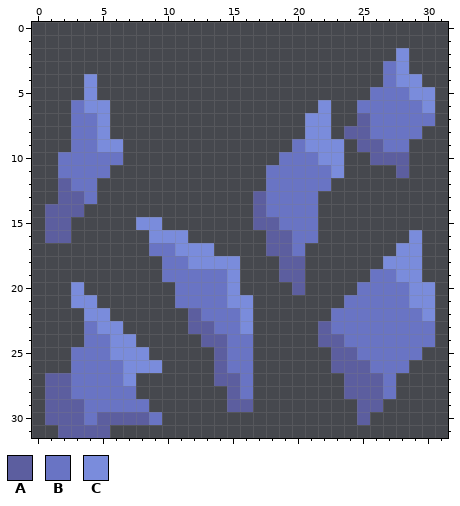
One commit to this pixel-art sprite: sprites/blocks/environment/ore-cobalt3.png. The picture above is the old version.
The file is 32x32 pixels.
Palette (. is transparent): A #5c5e9f  B #6974c4  C #7a8cdc
Pixels before, first column x 1:
 2 ...........................C..
 3 ..........................BC..
 4 ...C......................BCC.
 5 ...C.....................BBBCC
 6 ..BCC................C..BBBBBC
 7 ..BBC...............CC..ABBBBB
 8 ..BBC...............CC.AABBBB.
 9 ..BBCC.............BCCC.AABB..
10 .BBBBB............BBBCC..AAA..
11 .BBBB............BBBBBC....A..
12 .ABB.............BBBBB........
13 .AAB............ABBBB.........
14 AAA.............ABBBB.........
15 AA.....CC.......AABBB.........
16 AA......CCC......AABB.......C.
17 ........BBCCC....AAB.......CC.
18 .........BBCCCC...AA......CCC.
19 .........BBBBBC...AA.....BBCC.
20 ..C.......BBBBC....A....BBBBCC
21 ..CC......BBBBCC.......BBBBBCC
22 ...CC......ABBBC......BBBBBBBC
23 ...BCC.....AABBC.....ABBBBBBBB
24 ...BBCC.....AABB.....AABBBBBBB
25 ..BBBCCC.....ABB......AABBBBB.
26 ..BBBBCCC....ABB......AAABBB..
27 AABBBBC......AAB.......AAAB...
28 AABBBBB.......AB.......AAAB...
29 AAABBBBB......AA........AA....
30 AAABAAAAB...............A.....
31 .AAAA.........................
New version:
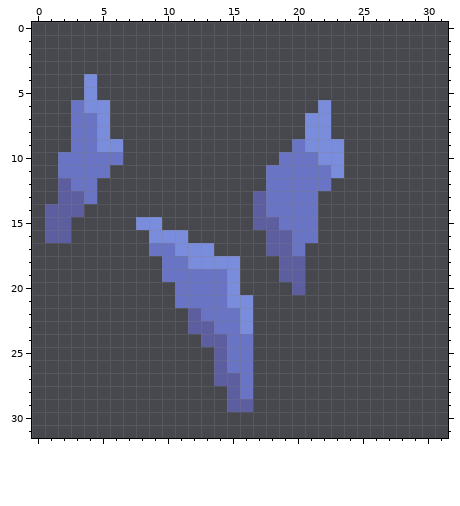
The edit:
The edit erases colour A in row 7 at x 25; in row 8 at x 24 to 25; in row 9 at x 25 to 26; in row 10 at x 26 to 28; in row 11 at x 28; in row 23 at x 22.
The edit erases colour A in row 24 at x 22 to 23; in row 25 at x 23 to 24; in row 26 at x 23 to 25; in rows 27 to 28 at x 1 to 2 and 24 to 26; in row 29 at x 1 to 3 and 25 to 26; in row 30 at x 1 to 3, 5 to 8 and 25.
The edit erases colour A in row 31 at x 2 to 5.
The edit erases colour B in rows 3 to 4 at x 27; in row 5 at x 26 to 28; in row 6 at x 25 to 29; in row 7 at x 26 to 30; in row 8 at x 26 to 29; in row 9 at x 27 to 28.
The edit erases colour B in row 19 at x 26 to 27; in row 20 at x 25 to 28; in row 21 at x 24 to 28; in row 22 at x 23 to 29; in row 23 at x 4 and 23 to 30; in row 24 at x 4 to 5 and 24 to 30.
The edit erases colour B in row 25 at x 3 to 5 and 25 to 29; in row 26 at x 3 to 6 and 26 to 28; in row 27 at x 3 to 6 and 27; in row 28 at x 3 to 7 and 27; in row 29 at x 4 to 8; in row 30 at x 4 and 9.
The edit erases colour C in rows 2 to 3 at x 28; in row 4 at x 28 to 29; in row 5 at x 29 to 30; in row 6 at x 30; in row 16 at x 29; in row 17 at x 28 to 29.
The edit erases colour C in row 18 at x 27 to 29; in row 19 at x 28 to 29; in row 20 at x 3 and 29 to 30; in row 21 at x 3 to 4 and 29 to 30; in row 22 at x 4 to 5 and 30; in row 23 at x 5 to 6.
The edit erases colour C in row 24 at x 6 to 7; in row 25 at x 6 to 8; in row 26 at x 7 to 9; in row 27 at x 7.
Pixel boxes of the changes (left, top, right, bottom) in both pictures:
erased: (344, 48, 435, 178)
erased: (318, 230, 435, 425)
erased: (45, 282, 162, 438)
